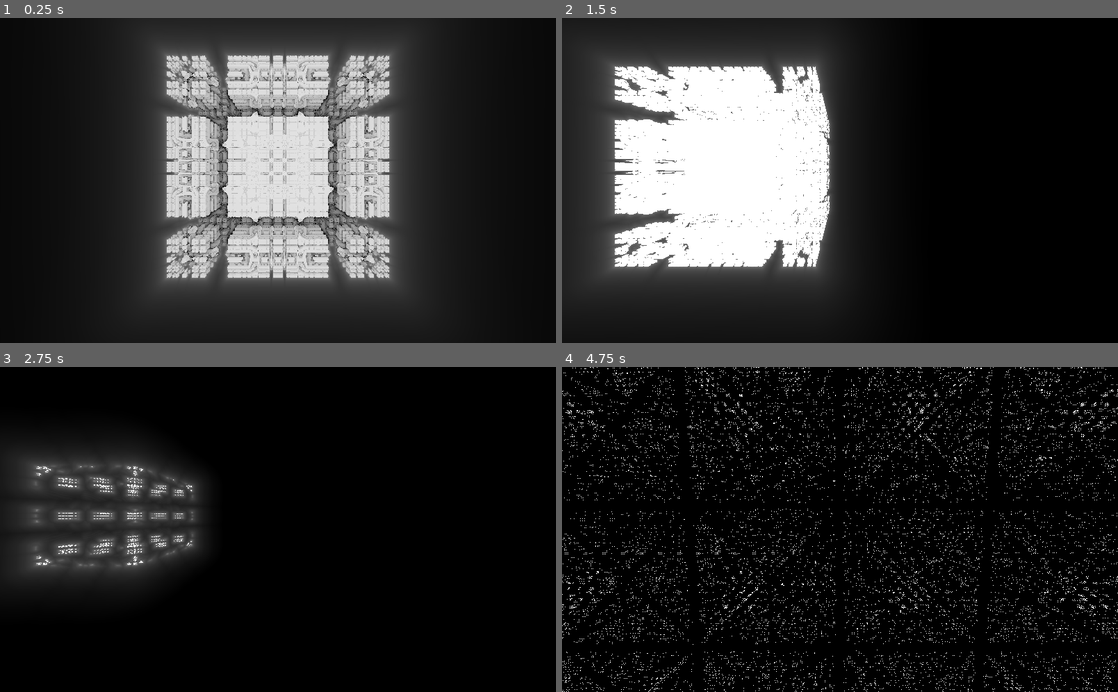
Above: before the commit, frames 1-4 (two rows, left to right).
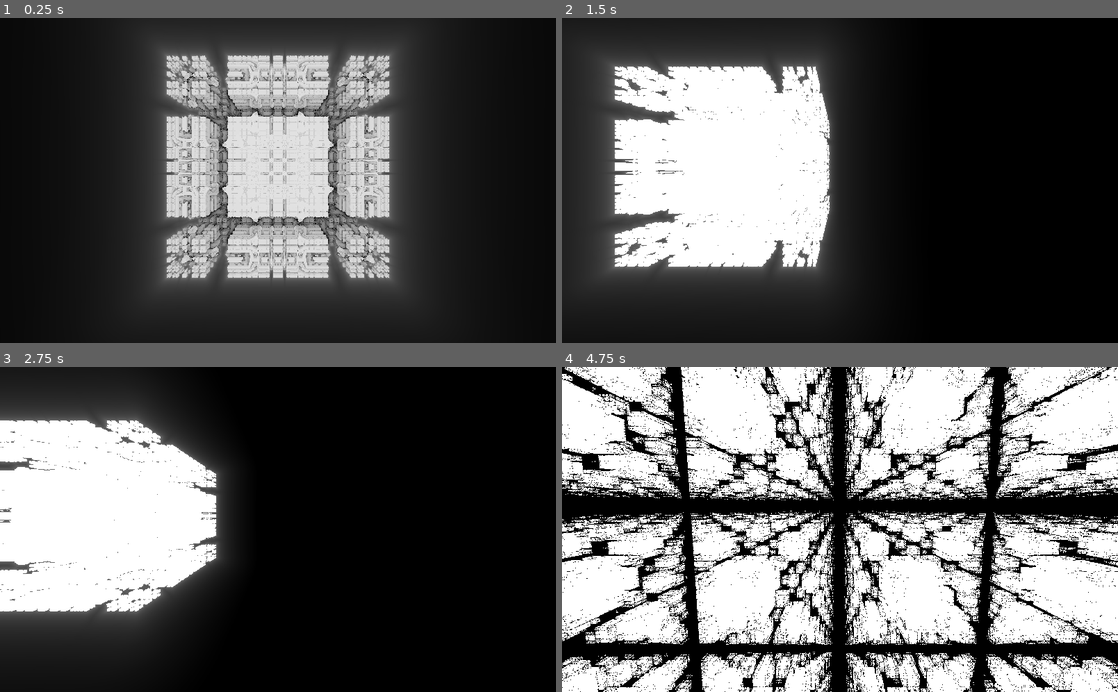
Above: after the commit, the same moments.

Repository: kiwijuice56/web-mandelbox
Game: Godot game, scene res://main/FractalNavigation.tscn
Two runs of this game, one before a commit and one after it. Both use one fixed random seed, a clock stepped at 60 frames per second and the inputs below.
Inputs (mouse positions are in pixels of both pictures, inside the frame that each line leads up to):
- Up to frame 1 (0.25 s): no input
- Up to frame 2 (1.5 s): move the mouse to (962, 164) at 0.52 s; hold D (move_right) 0.53-1.28 s; tap O (ambient_occlusion) at 0.6 s; tap G (glow) at 0.8, 1.35 s; move the mouse to (728, 196) at 1.27 s; hold J (threshold_down, bound only after the commit) from 1.28 s (still down)
- Up to frame 3 (2.75 s): tap M (mirror) at 1.55, 2.1 s; move the mouse to (333, 458) at 2.02 s; release J (threshold_down, bound only after the commit) at 2.03 s; hold D (move_right) from 2.03 s (still down); hold R (randomize, bound only before the commit) from 2.03 s (still down)
- Up to frame 4 (4.75 s): move the mouse to (812, 594) at 2.77 s; release D (move_right) at 2.78 s; release R (randomize, bound only before the commit) at 2.78 s; hold H (threshold_up, bound only after the commit) 2.78-3.53 s; tap R (randomize, bound only before the commit) at 2.85 s; tap O (ambient_occlusion) at 3.05, 3.6 s; move the mouse to (1006, 578) at 3.52 s; hold A (move_left) from 3.53 s (still down); tap G (glow) at 3.8 s; move the mouse to (673, 480) at 4.27 s; tap Down (camera_down) at 4.35 s; tap M (mirror) at 4.55 s

The runs differ from the first frame. In frame 1, less than 0.1% of the frame differs, in the area x 48-54%, y 53-78%; in frame 2, 0.2%; in frame 3, 31%; in frame 4, 64%, in the area x 0-100%, y 0-100%.

Commit message:
Refactored code, added definition option

Diff:
--- a/main/FractalNavigation.tscn
+++ b/main/FractalNavigation.tscn
@@ -9,21 +9,13 @@
 shader = ExtResource( 3 )
 shader_param/cam_pos = Vector3( 8, 8, 9 )
 shader_param/cam_mat = Basis( 0, 0, 0, 0, 0, 0, 0, 0, 0 )
-shader_param/fov = 95.0
 shader_param/width = 1024.0
 shader_param/height = 1024.0
-shader_param/shimmer_speed = 0.1
-shader_param/scale_speed = 0.5
-shader_param/scale_range = 0.25
-shader_param/scale_center = 2.25
-shader_param/glow_range = 0.1
 shader_param/palette = 2
 shader_param/ambient_occlusion = true
 shader_param/glow = true
 shader_param/mirror = false
 shader_param/collision_threshold = 0.0013
-shader_param/universe_size = 16.0
-shader_param/runaway_threshold = 24.0
 
 [node name="FractalNavigation" type="ColorRect"]
 material = SubResource( 1 )
--- a/main/fractal_navigation.gd
+++ b/main/fractal_navigation.gd
@@ -1,3 +1,4 @@
+class_name FractalNavigation
 extends ColorRect
 
 onready var cam: Camera = get_node("Viewer/Camera")
--- a/main/mandelbox_fractal.gdshader
+++ b/main/mandelbox_fractal.gdshader
@@ -3,88 +3,88 @@
 // Camera state, set by fractal_navigation.gd
 uniform vec3 cam_pos = vec3(0.0);
 uniform mat3 cam_mat = mat3(0.0); // The camera basis matrix
-uniform float fov = 95.0;
 
 // Screen size, set by set by fractal_navigation.gd
 uniform float width = 1024.0;
 uniform float height = 1024.0;
 
-// Animation uniforms
-uniform float shimmer_speed = 0.1;
-uniform float scale_speed = 0.5;
-uniform float scale_range = 0.25;
-uniform float scale_center = 2.25;
-uniform float glow_range = 0.1;
+// Animation constants
+const float shimmer_speed = 0.1;
+const float scale_speed = 0.5;
+const float scale_range = 0.25;
+const float scale_center = 2.25;
+const float glow_range = 0.1;
 
+// Calculation constants
+const float fov = 95.0;
+const float universe_size = 16.0;
+const float runaway_threshold = 24.0;
+
+// Parameters
 uniform int palette = 2;
 uniform bool ambient_occlusion = true;
 uniform bool glow = true;
 uniform bool mirror = false;
-
-// Calculation uniforms
-uniform float collision_threshold = 13e-4;
-uniform float universe_size = 16.0;
-uniform float runaway_threshold = 24.0;
+uniform float collision_threshold = 9e-4;
 
 const float PI = 3.1415926535897932384626433832795;
 
 // http://lolengine.net/blog/2013/07/27/rgb-to-hsv-in-glsl
 vec3 hsv2rgb(vec3 c) {
-	vec4 K = vec4(1.0, 2.0 / 3.0, 1.0 / 3.0, 3.0);
-	vec3 p = abs(fract(c.xxx + K.xyz) * 6.0 - K.www);
-	return c.z * mix(K.xxx, clamp(p - K.xxx, 0.0, 1.0), c.y);
+	vec4 k = vec4(1.0, 2.0 / 3.0, 1.0 / 3.0, 3.0);
+	vec3 p = abs(fract(c.xxx + k.xyz) * 6.0 - k.www);
+	return c.z * mix(k.xxx, clamp(p - k.xxx, 0.0, 1.0), c.y);
 }
 
 vec3 get_color(int iter, vec3 ray_pos) {
+	float x = float(iter) / 128.0;
+
 	if (palette == 1) {
-		return hsv2rgb(vec3(float(iter) / 128.0 + TIME * shimmer_speed, 0.65, 1.0));
+		return hsv2rgb(vec3(x + TIME * shimmer_speed, 0.65, 1.0));
 	} else if (palette == 2) {
 		return vec3(1.0);
 	} else if (palette == 3) {
 		if (iter == 128) {
 			ray_pos = vec3(sin(TIME * shimmer_speed));
 		}
-		vec3 col = abs(mod(ray_pos, 1.0));
-		return hsv2rgb(vec3(col.r + col.g + col.b + 4.0 * float(iter) / 128.0, 0.7, 1.0));
+		vec3 col = mod(ray_pos, 1.0);
+		return hsv2rgb(vec3(col.r + col.g + col.b + x, 0.7, 1.0));
 	} else if (palette == 4) {
-		float scaled_shimmer = float(iter) / 128.0 * 4.0;
-		scaled_shimmer -= floor(scaled_shimmer);
-		float cyclic_scaled_iter = scaled_shimmer < 0.5 ? scaled_shimmer * 2.0 : 2.0 - 2.0 * scaled_shimmer;
-		cyclic_scaled_iter *= 0.7;
-		return vec3(cyclic_scaled_iter, 0.5 + cyclic_scaled_iter, 0.8 + cyclic_scaled_iter);
+		// Scale x to increase the density of colors
+		float y = x * 4.0;
+		y -= floor(y);
+
+		// Rather than let y jump directly from 1 to 0, double it to have a continuous change
+		float wave_y = y < 0.5 ? y * 2.0 : 2.0 - 2.0 * y;
+		wave_y *= 0.7;
+		return vec3(wave_y, 0.5 + wave_y, 0.8 + wave_y);
 	} else if (palette == 5) {
-		float scaled_shimmer = float(iter) / 128.0 * (4.0 + sin(TIME) * 2.0);
-		scaled_shimmer -= floor(scaled_shimmer);
-		float cyclic_scaled_iter = scaled_shimmer < 0.5 ? scaled_shimmer * 2.0 : 2.0 - 2.0 * scaled_shimmer;
-		cyclic_scaled_iter *= 0.45;
-		return vec3(0.5 - cyclic_scaled_iter, 0, 0.15 - cyclic_scaled_iter);
+		float y = x * (4.0 + sin(TIME) * 2.0);
+		y -= floor(y);
+		float wave_y = y < 0.5 ? y * 2.0 : 2.0 - 2.0 * y;
+		wave_y *= 0.45;
+		return vec3(0.5 - wave_y, 0.0, 0.15 - wave_y);
 	} else {
 		return vec3(0.0);
 	}
 }
 
 void sphere_fold(inout vec3 p, inout float dz) {
-	float r2 = p.x * p.x + p.y * p.y + p.z * p.z;
-	if (r2 < 0.25) {
-		p *= 0.5 / 0.25;
-		dz *= 0.5 / 0.25;
-	} else if (r2 < 0.5) {
+	float r2 = max(0.25, p.x * p.x + p.y * p.y + p.z * p.z);
+	if (r2 < 0.5) {
 		p *= 0.5 / r2;
 		dz *= 0.5 / r2;
 	}
 }
 
 void box_fold(inout vec3 p) {
-	p.x = clamp(p.x, -0.5, 0.5) * 2.0 - p.x;
-	p.y = clamp(p.y, -0.5, 0.5) * 2.0 - p.y;
-	p.z = clamp(p.z, -0.5, 0.5) * 2.0 - p.z;
+	p = clamp(p, -0.5, 0.5) * 2.0 - p;
 }
 
 // http://blog.hvidtfeldts.net/index.php/2011/11/distance-estimated-3d-fractals-vi-the-mandelbox/
 float mandelbox_de(vec3 p) {
-	// Uncomment for infinite mandelbox
 	if (mirror) {
-		p = mod(p, 16.0) - vec3(8.0);
+		p = mod(p, universe_size) - vec3(universe_size / 2.0);
 	}
 	float dz = 1.0;
 	vec3 original = p;
@@ -101,6 +101,7 @@
 int march(inout vec3 ray_pos, vec3 ray_dir, inout float closest_dist) {
 	float dist = universe_size;
 	int iter = 0;
+
 	// WebGL has a limitation that won't allow the shader to compile
 	// if a non-constant is used in for-loops; 128 is `MAX_ITER`
 	for (int i = 0; i < 128; i++) {
@@ -115,8 +116,9 @@
 		}
 
 		// Once we are close enough to the fractal, we say we "collided" with it
-		if (dist < collision_threshold)
+		if (dist < collision_threshold) {
 			break;
+		}
 		iter++;
 	}
 	return iter;
@@ -127,8 +129,7 @@
 	// Take the pixel position (UV) and convert it into a ray direction based
 	// on the camera's orientation
 	vec3 ray_pos = cam_pos;
-	float aspect = width / height;
-	float px = (2.0 * UV.x - 1.0) * tan(fov / 2.0 * PI / 180.0) * aspect;
+	float px = (2.0 * UV.x - 1.0) * tan(fov / 2.0 * PI / 180.0) * (width / height);
 	float py = (1.0 - 2.0 * UV.y * tan(fov / 2.0 * PI / 180.0));
 	vec3 ray_dir = vec3(px, py, -1);
 	ray_dir = cam_mat * normalize(ray_dir);
--- a/main/option_toggler.gd
+++ b/main/option_toggler.gd
@@ -4,7 +4,7 @@
 
 # Each string in this array corresponds to a boolean in the shader and an input
 # action to reduce code repetition for simple toggles
-const settings = ["ambient_occlusion", "glow", "mirror"]
+const settings: Array = ["ambient_occlusion", "glow", "mirror"]
 
 onready var material: ShaderMaterial = get_parent().material
 
@@ -20,6 +20,7 @@
 			Input.set_mouse_mode(Input.MOUSE_MODE_VISIBLE)
 		else:
 			Input.set_mouse_mode(Input.MOUSE_MODE_CAPTURED)
-	if event.is_action_pressed("randomize", false):
-		material.set_shader_param("scale_range", rand_range(0.5, 1.5))
-		material.set_shader_param("scale_center", rand_range(1.75, 5.0))
+	if event.is_action_pressed("threshold_down", false):
+		material.set_shader_param("collision_threshold", material.get_shader_param("collision_threshold") + 6e-4)
+	if event.is_action_pressed("threshold_up", false):
+		material.set_shader_param("collision_threshold", max(1e-4, material.get_shader_param("collision_threshold") - 6e-4))
--- a/main/viewer.gd
+++ b/main/viewer.gd
@@ -1,3 +1,4 @@
+class_name Viewer
 extends Spatial
 
 export var mouse_sensitivity: float = 0.001
--- a/project.godot
+++ b/project.godot
@@ -9,13 +9,25 @@
 config_version=4
 
 _global_script_classes=[ {
+"base": "ColorRect",
+"class": "FractalNavigation",
+"language": "GDScript",
+"path": "res://main/fractal_navigation.gd"
+}, {
 "base": "Node",
 "class": "OptionToggler",
 "language": "GDScript",
 "path": "res://main/option_toggler.gd"
+}, {
+"base": "Spatial",
+"class": "Viewer",
+"language": "GDScript",
+"path": "res://main/viewer.gd"
 } ]
 _global_script_class_icons={
-"OptionToggler": ""
+"FractalNavigation": "",
+"OptionToggler": "",
+"Viewer": ""
 }
 
 [application]
@@ -87,21 +99,6 @@
 "events": [ Object(InputEventKey,"resource_local_to_scene":false,"resource_name":"","device":0,"alt":false,"shift":false,"control":false,"meta":false,"command":false,"pressed":false,"scancode":0,"physical_scancode":76,"unicode":0,"echo":false,"script":null)
  ]
 }
-randomize={
-"deadzone": 0.5,
-"events": [ Object(InputEventKey,"resource_local_to_scene":false,"resource_name":"","device":0,"alt":false,"shift":false,"control":false,"meta":false,"command":false,"pressed":false,"scancode":0,"physical_scancode":82,"unicode":0,"echo":false,"script":null)
- ]
-}
-palette_1={
-"deadzone": 0.5,
-"events": [ Object(InputEventKey,"resource_local_to_scene":false,"resource_name":"","device":0,"alt":false,"shift":false,"control":false,"meta":false,"command":false,"pressed":false,"scancode":0,"physical_scancode":49,"unicode":0,"echo":false,"script":null)
- ]
-}
-palette_2={
-"deadzone": 0.5,
-"events": [ Object(InputEventKey,"resource_local_to_scene":false,"resource_name":"","device":0,"alt":false,"shift":false,"control":false,"meta":false,"command":false,"pressed":false,"scancode":0,"physical_scancode":50,"unicode":0,"echo":false,"script":null)
- ]
-}
 ambient_occlusion={
 "deadzone": 0.5,
 "events": [ Object(InputEventKey,"resource_local_to_scene":false,"resource_name":"","device":0,"alt":false,"shift":false,"control":false,"meta":false,"command":false,"pressed":false,"scancode":0,"physical_scancode":79,"unicode":0,"echo":false,"script":null)
@@ -112,14 +109,19 @@
 "events": [ Object(InputEventKey,"resource_local_to_scene":false,"resource_name":"","device":0,"alt":false,"shift":false,"control":false,"meta":false,"command":false,"pressed":false,"scancode":0,"physical_scancode":71,"unicode":0,"echo":false,"script":null)
  ]
 }
-palette_3={
-"deadzone": 0.5,
-"events": [ Object(InputEventKey,"resource_local_to_scene":false,"resource_name":"","device":0,"alt":false,"shift":false,"control":false,"meta":false,"command":false,"pressed":false,"scancode":0,"physical_scancode":51,"unicode":0,"echo":false,"script":null)
- ]
-}
 mirror={
 "deadzone": 0.5,
 "events": [ Object(InputEventKey,"resource_local_to_scene":false,"resource_name":"","device":0,"alt":false,"shift":false,"control":false,"meta":false,"command":false,"pressed":false,"scancode":77,"physical_scancode":0,"unicode":0,"echo":false,"script":null)
+ ]
+}
+threshold_up={
+"deadzone": 0.5,
+"events": [ Object(InputEventKey,"resource_local_to_scene":false,"resource_name":"","device":0,"alt":false,"shift":false,"control":false,"meta":false,"command":false,"pressed":false,"scancode":0,"physical_scancode":72,"unicode":0,"echo":false,"script":null)
+ ]
+}
+threshold_down={
+"deadzone": 0.5,
+"events": [ Object(InputEventKey,"resource_local_to_scene":false,"resource_name":"","device":0,"alt":false,"shift":false,"control":false,"meta":false,"command":false,"pressed":false,"scancode":0,"physical_scancode":74,"unicode":0,"echo":false,"script":null)
  ]
 }
 
Not shown, changed: docs/index.html
Not shown, changed: docs/index.pck
